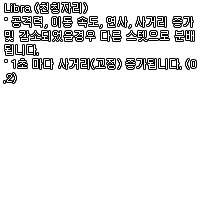
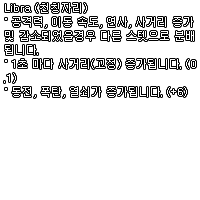
Layers edited between the first and the second 200 x 200 image:
painted on "Libra (천칭자리) ˚ 공격력, 이동 속도, 연사, 사거리 증가 및 감소되었을경우 다른 스텟으로 분배 됩니다." over [5, 74, 187, 98]
